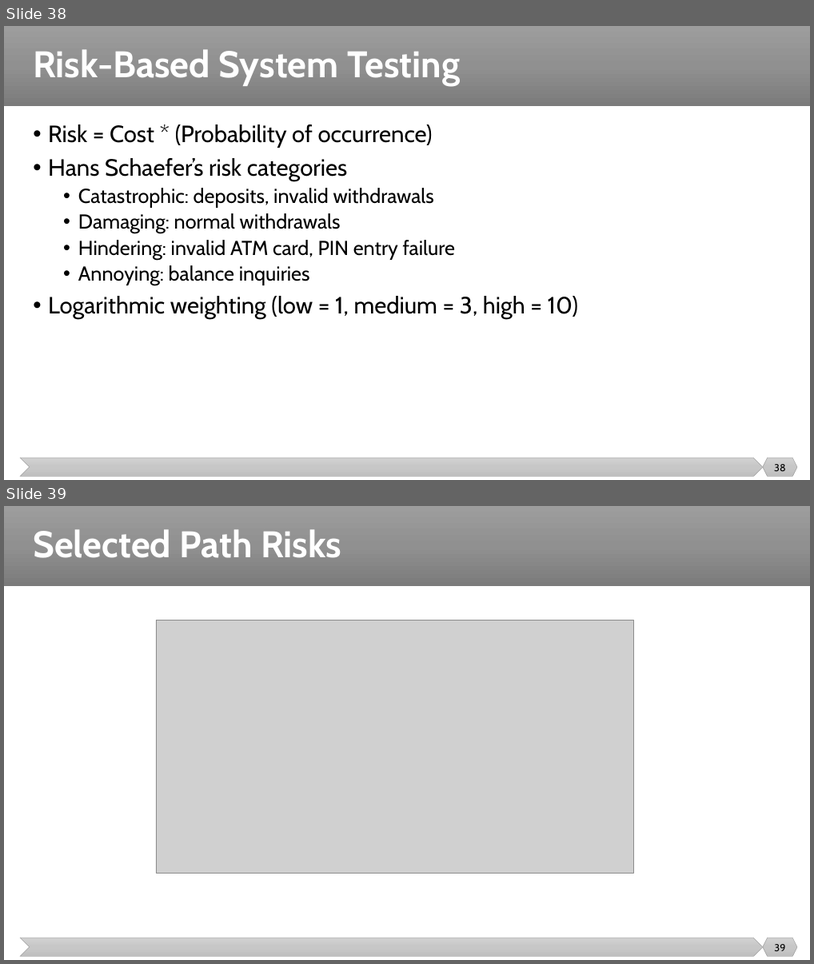
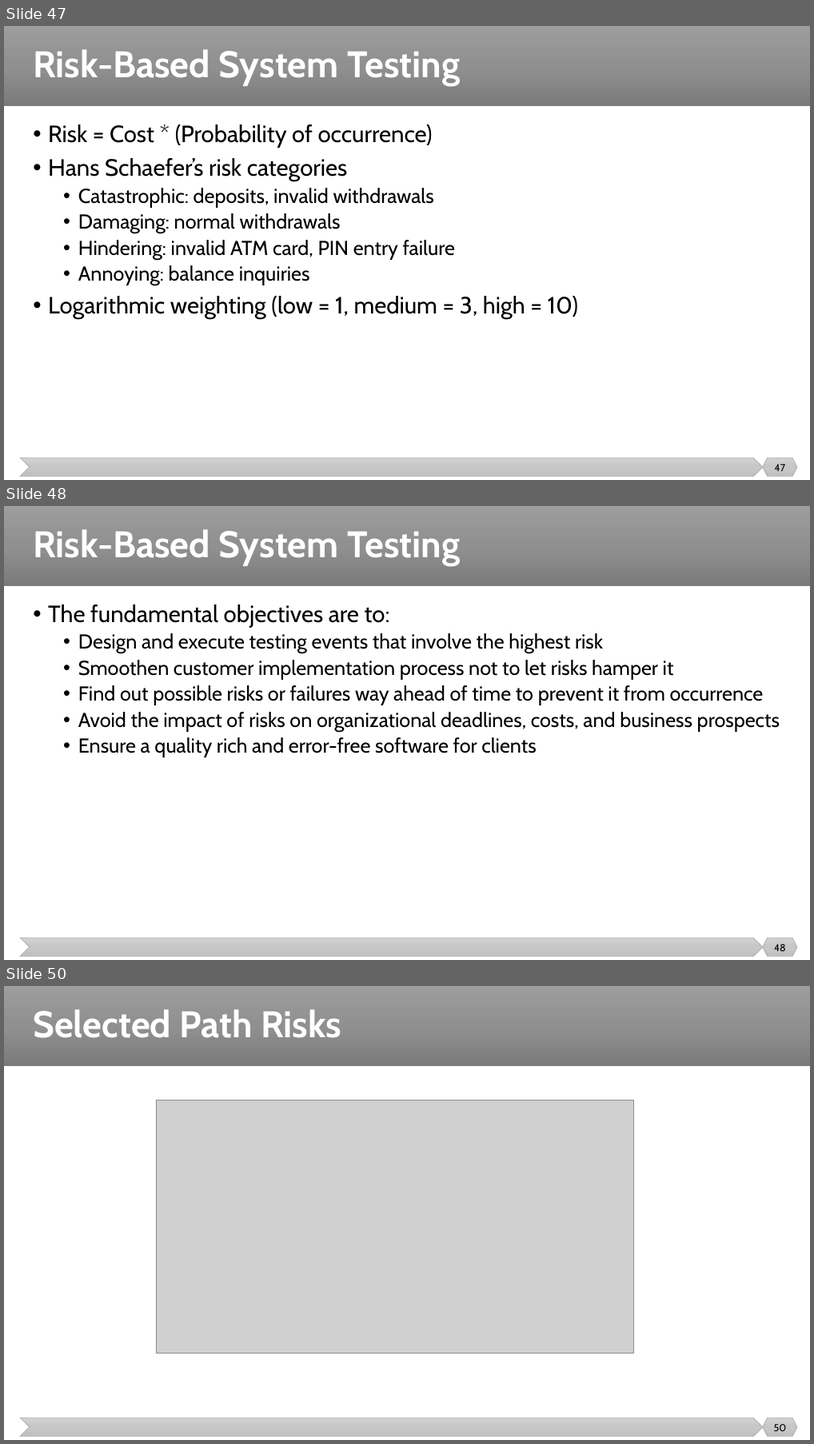
Before and after one commit to malenezi/malenezi, a slide deck: SE401/Lectures/8-Integration, System and Regression Testing/System Testing.pptx. Shown one above the other, each under a label of ours: slides 38 and 39 before the commit, slides 47, 48 and 50 after it; the slides between them are not shown. The pictures are 814x964 and 814x1444 pixels, drawn with LibreOffice and Linux fonts; fonts in the diff are those of the drawing; grey boxes stand for pictures. Boxes give left, top, right and bottom in pixels: in the first picture for what was removed or moved away, otherwise in the second. Text is boxed around its words. In the diff, an @@ line names an element or a change of style, - is before the commit and + after.

```diff
--- a/SE401/Lectures/8-Integration, System and Regression Testing/System Testing.pptx
+++ b/SE401/Lectures/8-Integration, System and Regression Testing/System Testing.pptx
@@ slide 48 added at <box>4,506,810,960</box>, background #FFFFFF; not listed: 3 template elements that a slide beside it also shows @@
@@ title added at <box>33,529,460,566</box>, 44 pt, text #FFFFFF, bold @@
+Risk-Based System Testing
@@ text added at <box>48,604,780,757</box>, 24 pt, text #000000 @@
+• The fundamental objectives are to:
+  • Design and execute testing events that involve the highest risk
+  • Smoothen customer implementation process not to let risks hamper it
+  • Find out possible risks or failures way ahead of time to prevent it from occurrence
+  • Avoid the impact of risks on organizational deadlines, costs, and business prospects
+  • Ensure a quality rich and error-free software for clients
@@ page number added at <box>774,944,786,951</box>, 12 pt, text #000000 @@
+48
@@ what was slide 38 is now slide 47 @@
@@ page number at <box>775,464,786,471</box>: text changed @@
-38
+47
@@ what was slide 39 is now slide 50 @@
@@ page number at <box>774,1424,787,1431</box>: text changed @@
-39
+50
```
Also in this commit, not shown: 2 slides changed, 5 other slides added, 1 slide removed.
